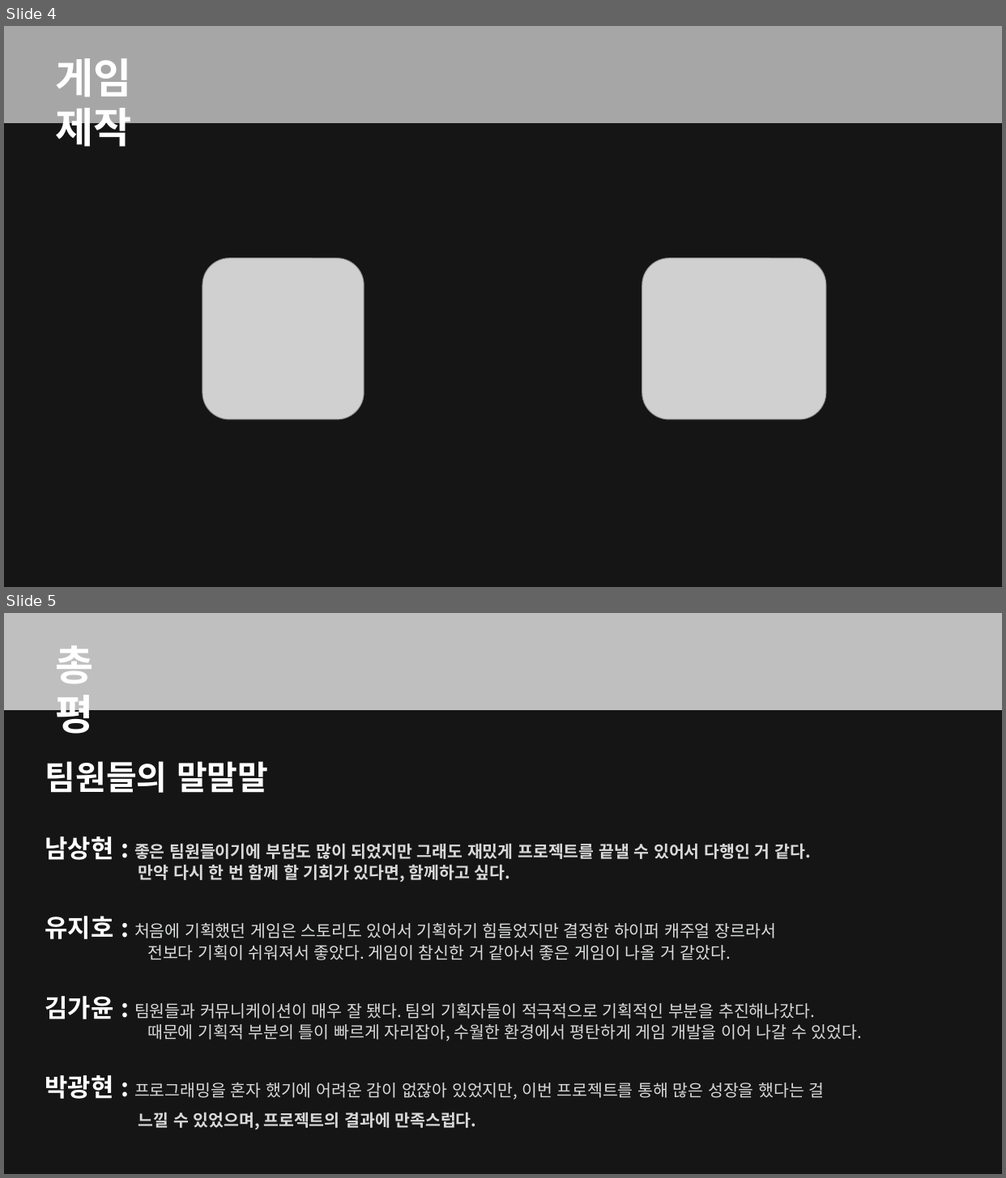
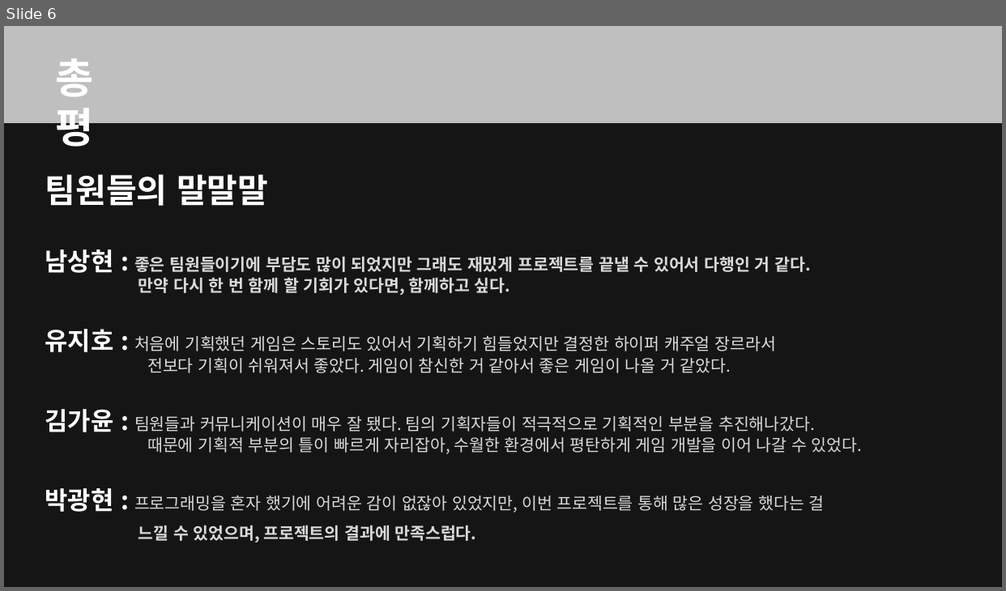
Before and after one commit to kjpark102312/Jagu_Agis, a slide deck: Presentation/AGIS 발표자료.pptx. Shown one above the other, each under a label of ours: slides 4 and 5 before the commit, slide 6 after it. The pictures are 1006x1178 and 1006x591 pixels, drawn with LibreOffice and Linux fonts; fonts in the diff are those of the drawing; grey boxes stand for pictures; background and template pictures are left out; a plain dark background stands for a picture behind light text. Boxes give left, top, right and bottom in pixels: in the first picture for what was removed or moved away, otherwise in the second. Text is boxed around its words. In the diff, an @@ line names an element or a change of style, - is before the commit and + after.

```diff
--- a/Presentation/AGIS 발표자료.pptx
+++ b/Presentation/AGIS 발표자료.pptx
@@ slide 4 removed at <box>4,26,1002,587</box>, background picture (left out) @@
@@ rectangle removed at <box>4,26,1002,587</box> @@
@@ rectangle removed at <box>4,26,1002,123</box> @@
@@ text removed at <box>56,58,132,153</box> @@
-게임 제작
@@ picture removed at <box>202,258,364,420</box> @@
@@ picture removed at <box>642,258,827,420</box> @@
@@ what was slide 5 is now slide 6 @@
```
Also in this commit, not shown: 3 slides changed, 3 slides added, 1 other slide removed, 1 other file.
